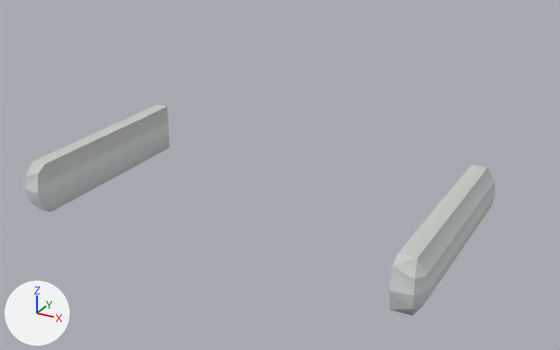
The Blender file resources/assets/taam/models/block/conveyor.blend: old version first, new version second.
Rendered twice from a camera (50 mm lens) standing at (1.181, -1.845, 1.015) and looking at (0.445, -0.507, 0.346). Arrows for +X, +Y and +Z are at lower left; the lights stay in place.

Objects in the first picture: 'ConveyorRoundEnd_Framing_Alu'.
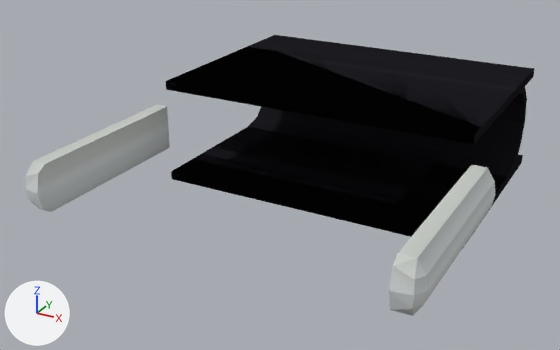
Scene script edits in JSON lines:
```json
{"op": "remove", "block": "ob_conveyorroundbegin", "code": "ob_conveyorroundbegin.hide_viewport = True"}
{"op": "remove", "block": "ob_conveyorstraightbegin", "code": "ob_conveyorstraightbegin.hide_viewport = True"}
```

Changed parts and their boxes [x1, y1, x2, y2] in the pictures (560 x 350 px):
```json
{"object": "ConveyorStraightBegin", "change": "shown", "after": [166, 35, 534, 248], "on screen": "black"}
{"object": "ConveyorRoundBegin", "change": "shown", "after": [167, 47, 527, 236], "on screen": "black"}
```
